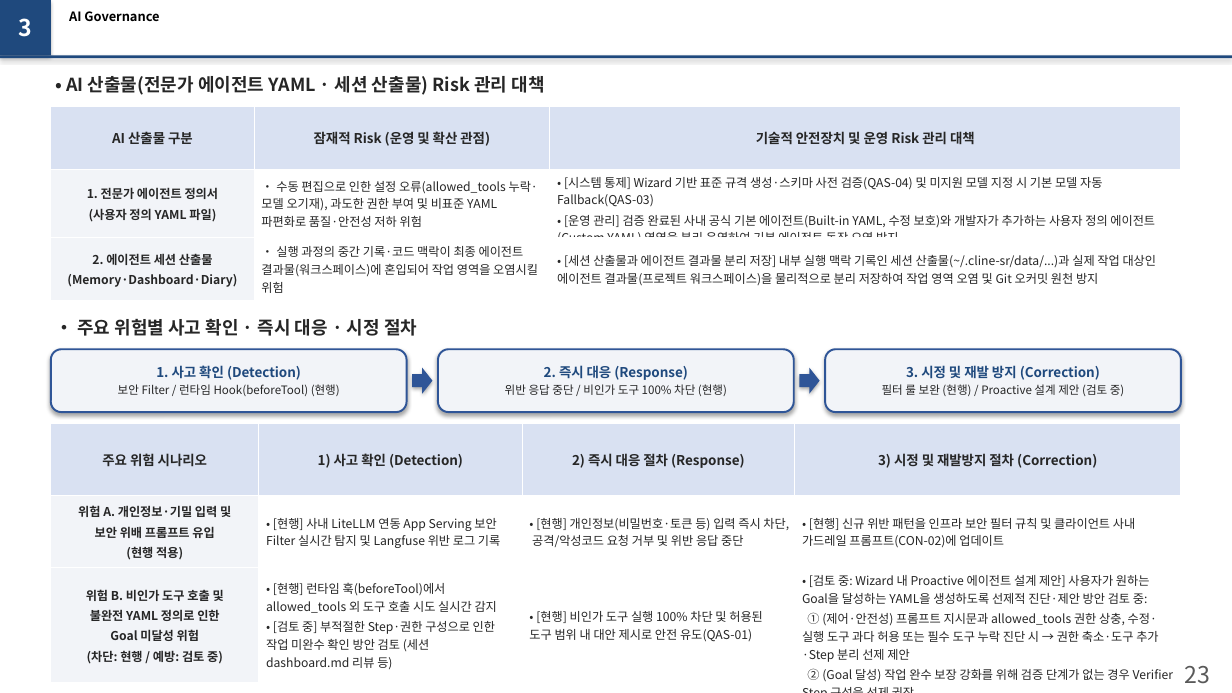
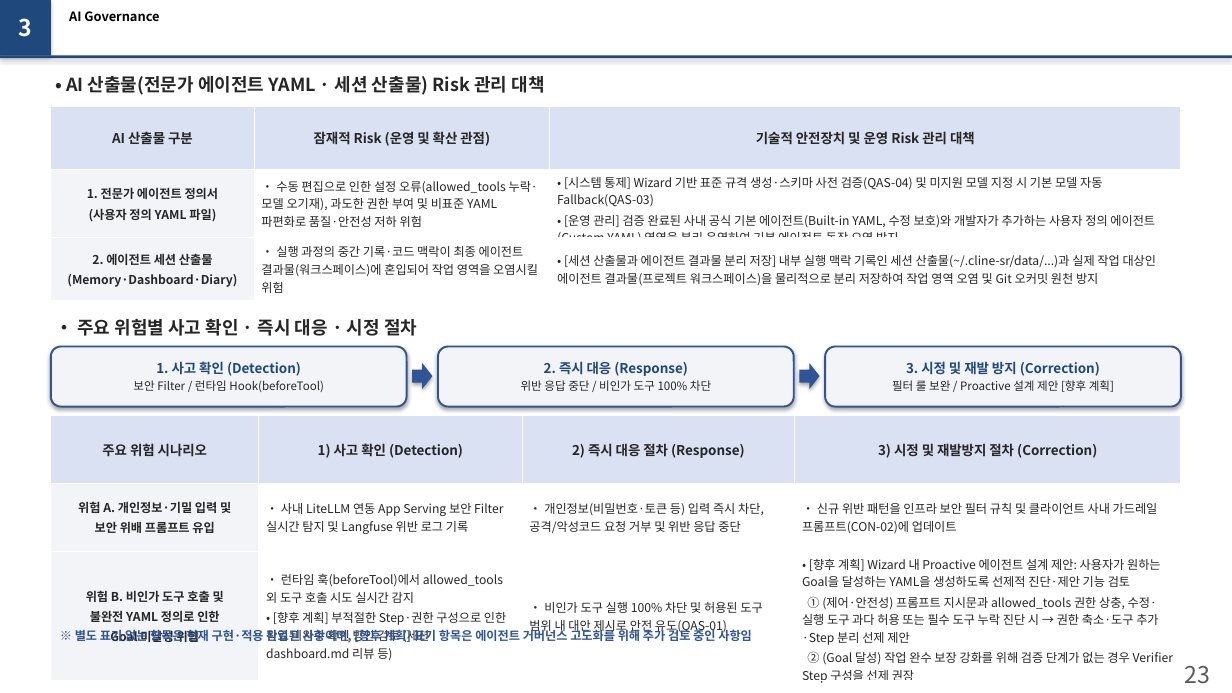
Before and after one commit to misjin05/playground, a slide deck: slide 2 of AIS/Reports/Slide22_23_Update.pptx. Drawn at 1232x693 pixels with LibreOffice and Linux fonts; fonts in the diff are those of the drawing. Boxes give left, top, right and bottom in pixels: in the first picture for what was removed or moved away, otherwise in the second. Text is boxed around its words. In the diff, an @@ line names an element or a change of style, - is before the commit and + after.

```diff
--- a/AIS/Reports/Slide22_23_Update.pptx
+++ b/AIS/Reports/Slide22_23_Update.pptx
@@ 3 rounded rectangles: place and size @@
-3 rounded rectangles at [51, 349, 1181, 412]
+3 rounded rectangles at [51, 347, 1181, 407]
@@ text in rounded rectangle at [133, 380, 324, 392]: text changed @@
-보안 Filter / 런타임 Hook(beforeTool) (현행)
+보안 Filter / 런타임 Hook(beforeTool)
@@ right arrow: place and size @@
-right arrow at [412, 368, 433, 394]
+right arrow at [412, 363, 433, 389]
@@ text in rounded rectangle at [521, 380, 711, 391]: text changed @@
-위반 응답 중단 / 비인가 도구 100% 차단 (현행)
+위반 응답 중단 / 비인가 도구 100% 차단
@@ right arrow: place and size @@
-right arrow at [799, 368, 820, 394]
+right arrow at [799, 363, 820, 389]
@@ text in rounded rectangle at [892, 380, 1114, 392]: text changed @@
-필터 룰 보완 (현행) / Proactive 설계 제안 (검토 중)
+필터 룰 보완 / Proactive 설계 제안 [향후 계획]
@@ table at [51, 416, 1181, 687] @@
-row 2: 위험 A. 개인정보·기밀 입력 및 / 보안 위배 프롬프트 유입 / (현행 적용) | • [현행] 사내 LiteLLM 연동 App Serving 보안 Filter 실시간 탐지 및 Langfuse 위반 로그 기록 | • [현행] 개인정보(비밀번호·토큰 등) 입력 즉시 차단, 공격/악성코드 요청 거부 및 위반 응답 중단 | • [현행] 신규 위반 패턴을 인프라 보안 필터 규칙 및 클라이언트 사내 가드레일 프롬프트(CON-02)에 업데이트
+row 2: 위험 A. 개인정보·기밀 입력 및 / 보안 위배 프롬프트 유입 | • 사내 LiteLLM 연동 App Serving 보안 Filter 실시간 탐지 및 Langfuse 위반 로그 기록 | • 개인정보(비밀번호·토큰 등) 입력 즉시 차단, 공격/악성코드 요청 거부 및 위반 응답 중단 | • 신규 위반 패턴을 인프라 보안 필터 규칙 및 클라이언트 사내 가드레일 프롬프트(CON-02)에 업데이트
-row 3: 위험 B. 비인가 도구 호출 및 / 불완전 YAML 정의로 인한 / Goal 미달성 위험 / (차단: 현행 / 예방: 검토 중) | • [현행] 런타임 훅(beforeTool)에서 allowed_tools 외 도구 호출 시도 실시간 감지 / • [검토 중] 부적절한 Step·권한 구성으로 인한 작업 미완수 확인 방안 검토 (세션 dashboard.md 리뷰 등) | • [현행] 비인가 도구 실행 100% 차단 및 허용된 도구 범위 내 대안 제시로 안전 유도(QAS-01) | • [검토 중: Wizard 내 Proactive 에이전트 설계 제안] 사용자가 원하는 Goal을 달성하는 YAML을 생성하도록 선제적 진단·제안 방안 검토 중: / ① (제어·안전성) 프롬프트 지시문과 allowed_tools 권한 상충, 수정·실행 도구 과다 허용 또는 필수 도구 누락 진단 시 → 권한 축소·도구 추가·Step 분리 선제 제안 / ② (Goal 달성) 작업 완수 보장 강화를 위해 검증 단계가 없는 경우 Verifier Step 구성을 선제 권장
+row 3: 위험 B. 비인가 도구 호출 및 / 불완전 YAML 정의로 인한 / Goal 미달성 위험 | • 런타임 훅(beforeTool)에서 allowed_tools 외 도구 호출 시도 실시간 감지 / • [향후 계획] 부적절한 Step·권한 구성으로 인한 작업 미완수 확인 방안 검토 (세션 dashboard.md 리뷰 등) | • 비인가 도구 실행 100% 차단 및 허용된 도구 범위 내 대안 제시로 안전 유도(QAS-01) | • [향후 계획] Wizard 내 Proactive 에이전트 설계 제안: 사용자가 원하는 Goal을 달성하는 YAML을 생성하도록 선제적 진단·제안 기능 검토 / ① (제어·안전성) 프롬프트 지시문과 allowed_tools 권한 상충, 수정·실행 도구 과다 허용 또는 필수 도구 누락 진단 시 → 권한 축소·도구 추가·Step 분리 선제 제안 / ② (Goal 달성) 작업 완수 보장 강화를 위해 검증 단계가 없는 경우 Verifier Step 구성을 선제 권장
@@ table: place and size @@
-table at [51, 423, 1181, 686]
+table at [51, 416, 1181, 687]
@@ text added at [75, 627, 752, 644], 9.5 pt, text #2F5597, bold @@
+※ 별도 표기 없는 항목은 현재 구현·적용 완료된 사항이며, [향후 계획] 표기 항목은 에이전트 거버넌스 고도화를 위해 추가 검토 중인 사항임
```
Also in this commit, not shown: 1 other file.
